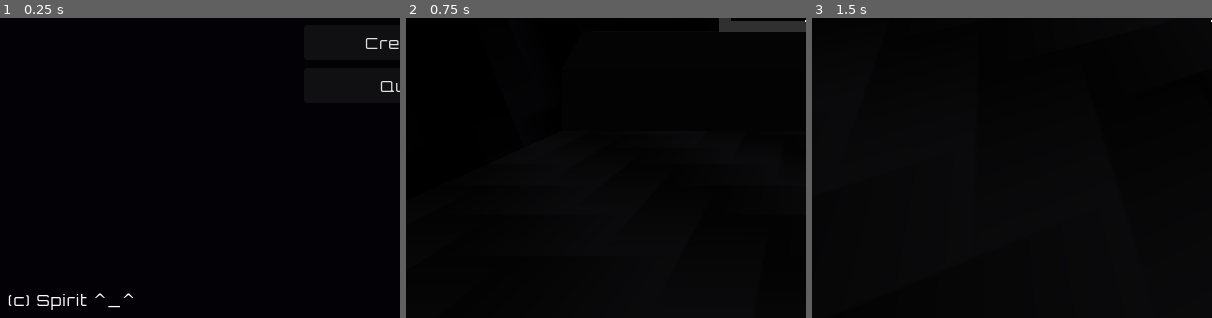
Above: before the commit, frames 1-3 (left to right).
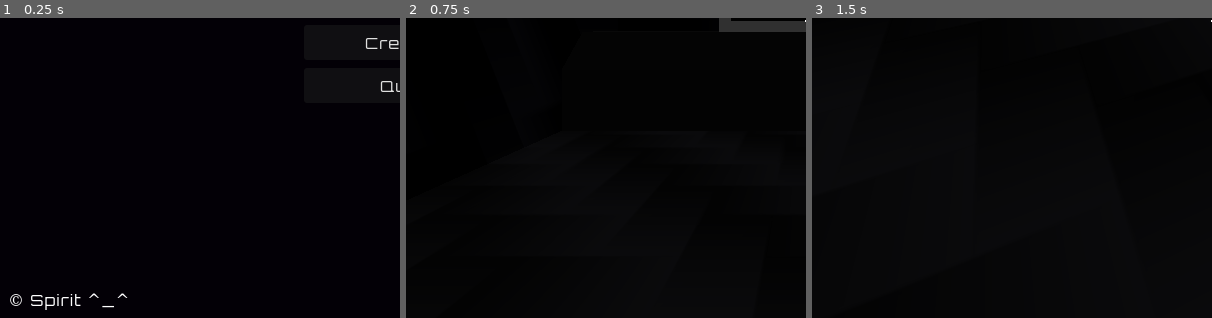
Above: after the commit, the same moments.

Repository: amr-engineer/void-ship
Game: Godot game, scene res://menus/main.tscn
Two runs of this game, one before a commit and one after it. Both use one fixed random seed, a clock stepped at 60 frames per second and the inputs below.
Inputs (mouse positions are % of the whole screen's width and height, from its top left):
- Up to frame 1 (0.25 s): no input
- Up to frame 2 (0.75 s): click "Start" at 0.5 s
- Up to frame 3 (1.5 s): tap Enter at 1.25 s; move the mouse to (55, 50) at 1.27 s; hold W (move_forward) from 1.28 s (still down); hold E (interact) from 1.28 s (still down)
The pictures show only the part of the screen within x 0-50%, y 50-100%; the shares and areas given below are measured in that part.

The runs differ from the first frame. In frame 1, 0.6% of the frame differs, in the area x 2-34%, y 91-98%; in frame 2, nothing differs; in frame 3, nothing differs.

Commit message:
use copyright unicode for main_menu label

Diff:
--- a/menus/main.tscn
+++ b/menus/main.tscn
@@ -49,7 +49,7 @@
 offset_right = 256.0
 offset_bottom = -8.0
 grow_vertical = 0
-text = "(c) Spirit ^_^"
+text = "© Spirit ^_^"
 
 [node name="OptionsMenu" parent="." unique_id=280785582 instance=ExtResource("2_qeakq")]
 visible = false
